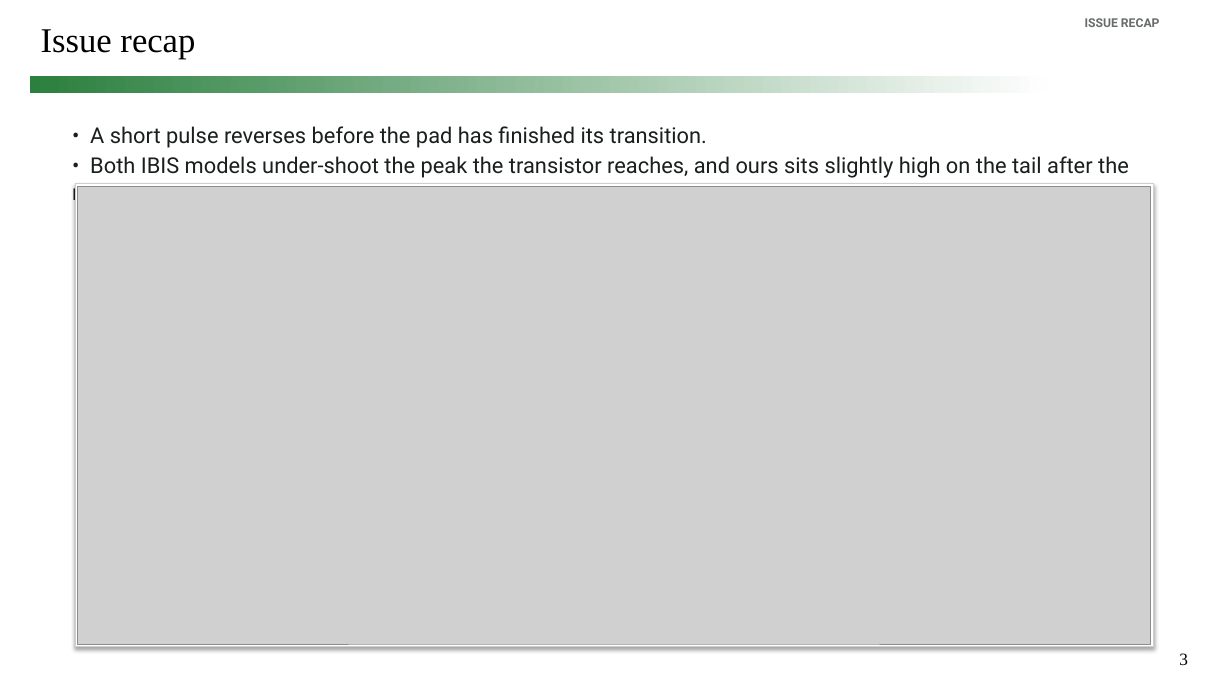
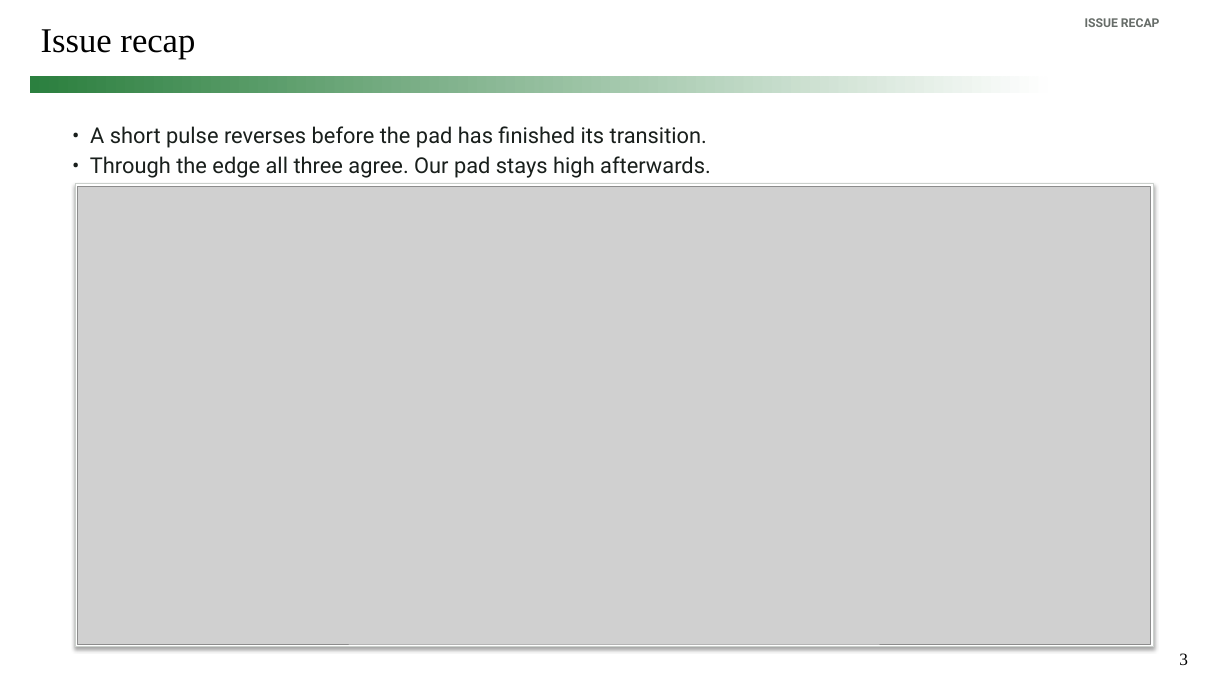
Before and after one commit to simon9721/ibis_comparison, a slide deck: slide 3 of results/meeting_deck_2026-09-04/ibis_pybis_status_2026-09-04.pptx. Drawn at 1232x693 pixels with LibreOffice and Linux fonts; fonts in the diff are those of the drawing; grey boxes stand for pictures. Boxes give left, top, right and bottom in pixels: in the first picture for what was removed or moved away, otherwise in the second. Text is boxed around its words. In the diff, an @@ line names an element or a change of style, - is before the commit and + after.

```diff
--- a/results/meeting_deck_2026-09-04/ibis_pybis_status_2026-09-04.pptx
+++ b/results/meeting_deck_2026-09-04/ibis_pybis_status_2026-09-04.pptx
@@ text at (90, 156, 711, 178): text changed @@
-• Both IBIS models under-shoot the peak the transistor reaches, and ours sits slightly high on the tail after the reversal.
+• Through the edge all three agree. Our pad stays high afterwards.
```
Also in this commit, not shown: 8 other files.
